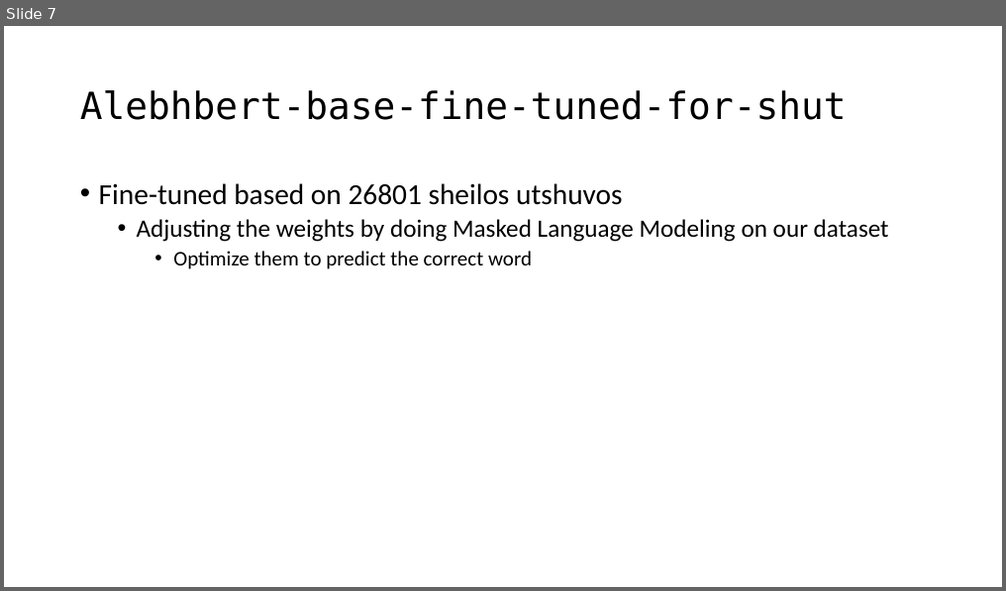
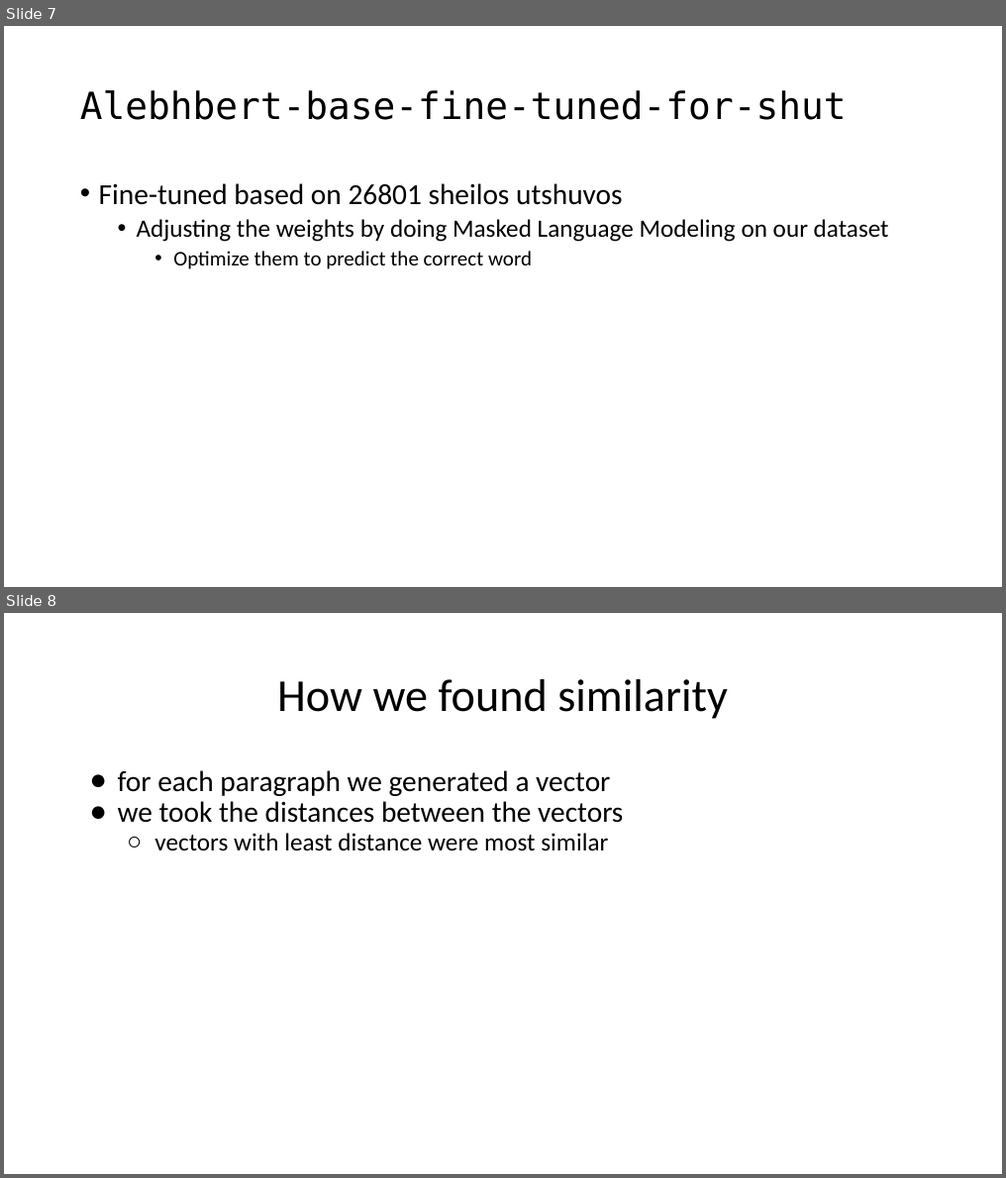
Before and after one commit to Lsnow987/document-embeddings, a slide deck: presentation.pptx. Shown one above the other, each under a label of ours: slide 7 before the commit, slides 7 and 8 after it. The pictures are 1006x591 and 1006x1178 pixels, drawn with LibreOffice and Linux fonts; fonts in the diff are those of the drawing. Boxes give left, top, right and bottom in pixels: in the first picture for what was removed or moved away, otherwise in the second. Text is boxed around its words. In the diff, an @@ line names an element or a change of style, - is before the commit and + after.

```diff
--- a/presentation.pptx
+++ b/presentation.pptx
@@ slide 8 added at [4,613,1002,1174], background #FFFFFF @@
@@ title added at [277,679,728,719], 44 pt, text #000000 @@
+How we found similarity
@@ text added at [118,770,623,852], 28 pt, text #000000 @@
+● for each paragraph we generated a vector
+● we took the distances between the vectors
+  ○ vectors with least distance were most similar
```
Also in this commit, not shown: 9 other slides changed.
